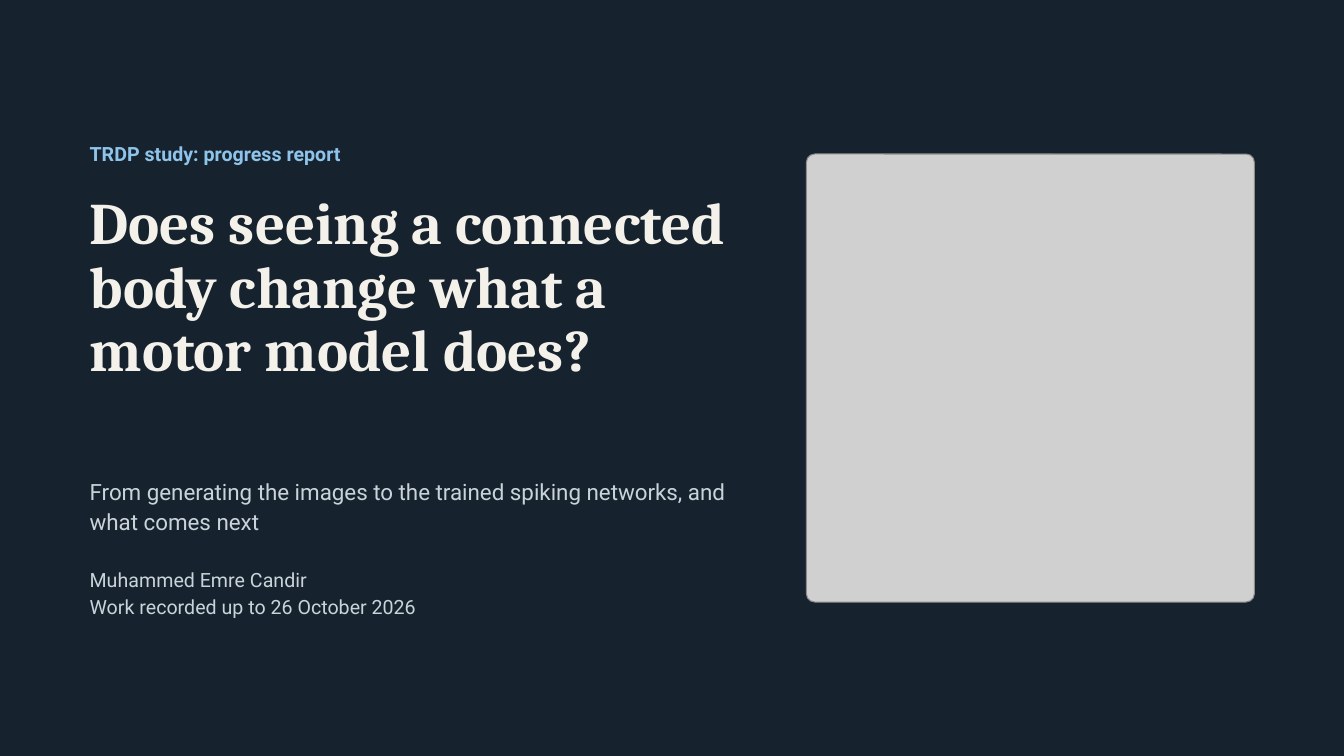
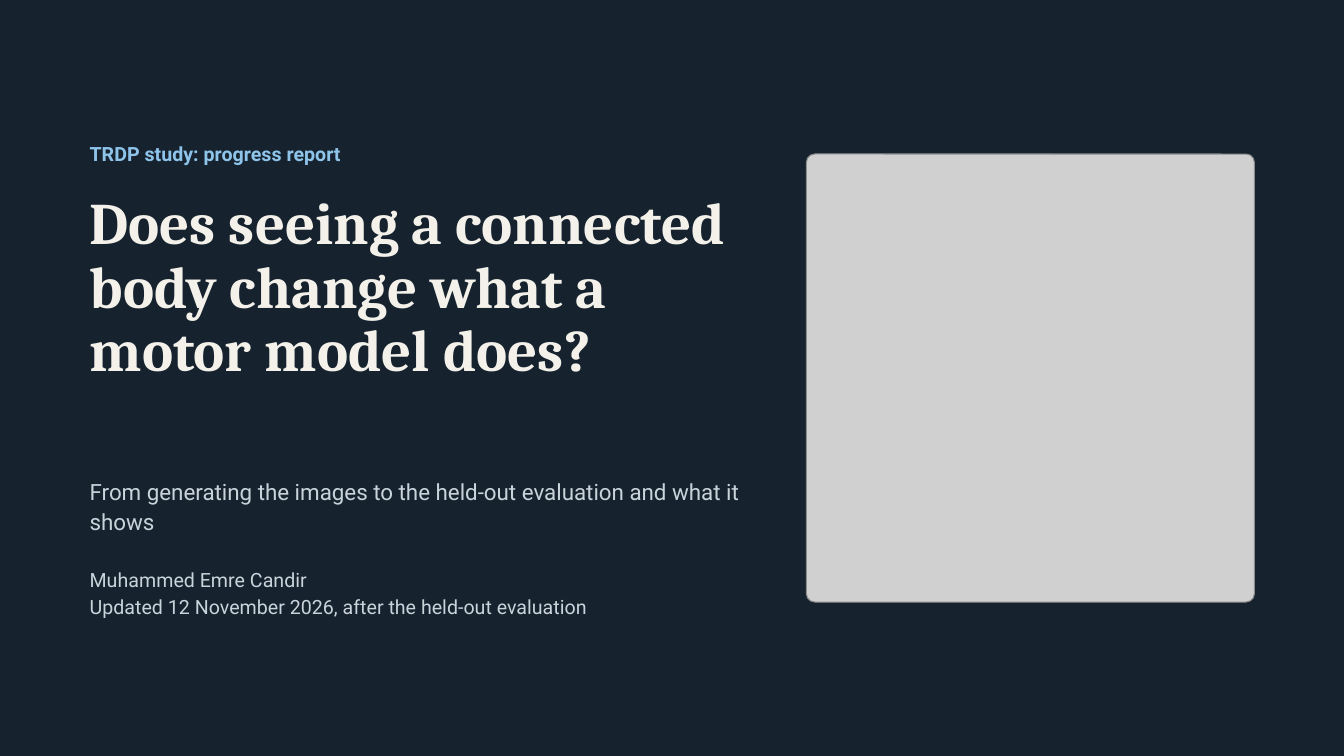
Before and after one commit to emrecandir9/TRDP, a slide deck: slide 1 of docs/TRDP Study Progress.pptx. Drawn at 1344x756 pixels with LibreOffice and Linux fonts; fonts in the diff are those of the drawing; grey boxes stand for pictures. Boxes give left, top, right and bottom in pixels: in the first picture for what was removed or moved away, otherwise in the second. Text is boxed around its words. In the diff, an @@ line names an element or a change of style, - is before the commit and + after.

Commit message:
Presentations updated to 12 November: Gate 2, review, freeze and the held-out result
Full deck: new section 7 (slides 66-74) and revised overview, status,
timeline, weak points and summary. Short version: pages 1-2 rebuilt and
pages 17-24 replaced. docs/README.md lists both as current.

```diff
--- a/docs/TRDP Study Progress.pptx
+++ b/docs/TRDP Study Progress.pptx
@@ text at (x1=90, y1=483, x2=739, y2=530): text changed @@
-From generating the images to the trained spiking networks, and what comes next
+From generating the images to the held-out evaluation and what it shows
@@ text at (x1=90, y1=599, x2=587, y2=618): text changed @@
-Work recorded up to 26 October 2026
+Updated 12 November 2026, after the held-out evaluation
```
Also in this commit, not shown: 13 other slides changed, 9 slides added, 2 other files.
